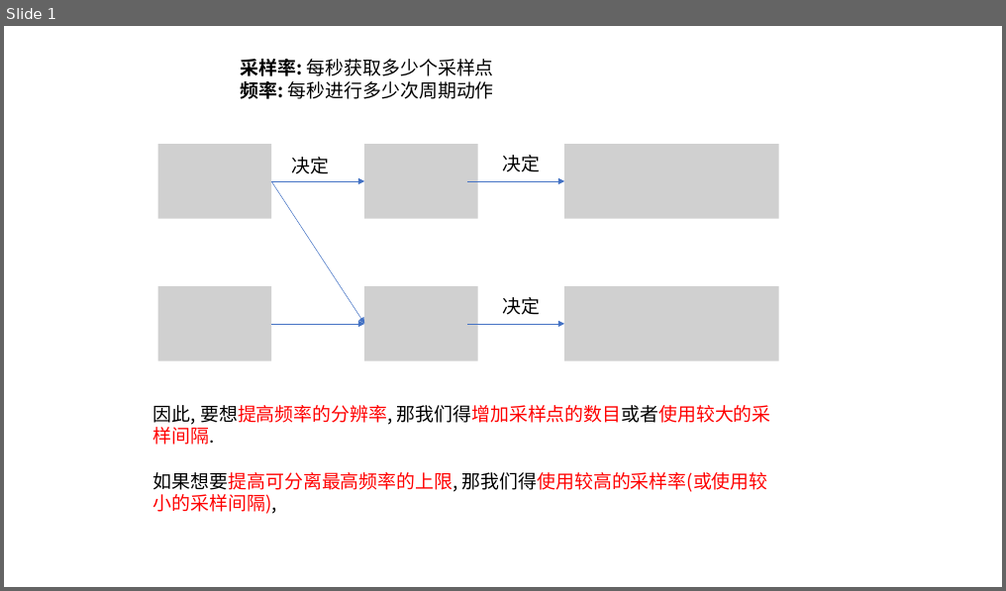
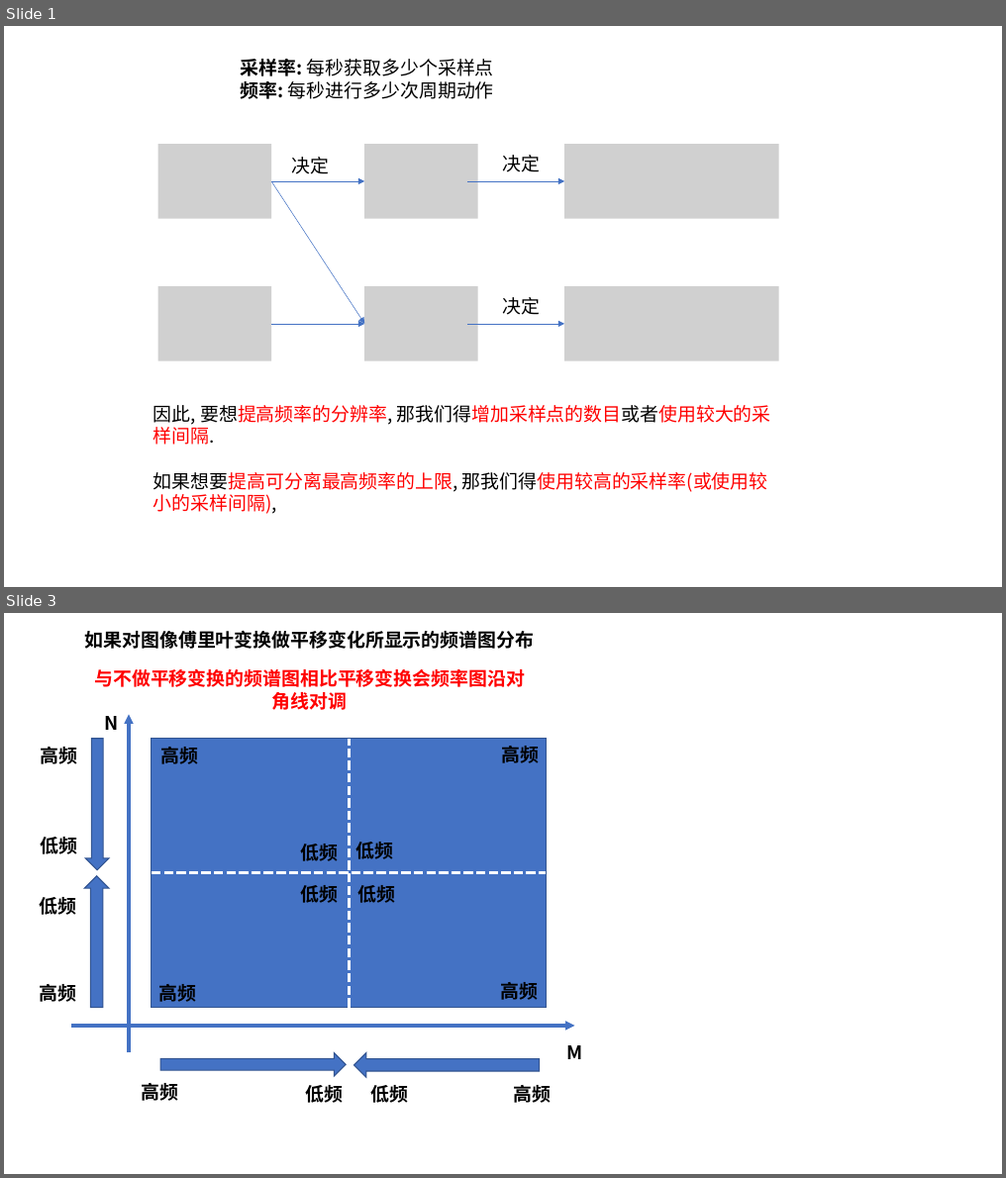
Before and after one commit to wowotou1998/Convex-Optimization-Notes, a slide deck: Fourier transform/采样率,周期,和采样点之间的关系.pptx. Shown one above the other, each under a label of ours: slide 1 before the commit, slides 1 and 3 after it; the slides between them are not shown. The pictures are 1006x591 and 1006x1178 pixels, drawn with LibreOffice and Linux fonts; fonts in the diff are those of the drawing; grey boxes stand for pictures. Boxes give left, top, right and bottom in pixels: in the first picture for what was removed or moved away, otherwise in the second. Text is boxed around its words. In the diff, an @@ line names an element or a change of style, - is before the commit and + after.

```diff
--- a/Fourier transform/采样率,周期,和采样点之间的关系.pptx
+++ b/Fourier transform/采样率,周期,和采样点之间的关系.pptx
@@ slide 3 added at bbox=[4, 613, 1002, 1174], background #FFFFFF @@
@@ text added at bbox=[85, 631, 535, 649], 18 pt, text #000000, bold @@
+如果对图像傅里叶变换做平移变化所显示的频谱图分布
@@ text added at bbox=[94, 669, 525, 710], 18 pt, text #FF0000, bold @@
+与不做平移变换的频谱图相比平移变换会频率图沿对角线对调
@@ text added at bbox=[104, 716, 118, 730], 18 pt, text #000000, bold @@
+N
@@ arrow added from (129, 1054) to (129, 714), #4472C4 3 pt @@
@@ text added at bbox=[40, 744, 77, 768], 18 pt, text #000000, bold @@
+高频
@@ right arrow added at bbox=[86, 739, 109, 870], fill #4472C4, outline #325491 1 pt @@
@@ rectangle added at bbox=[152, 739, 546, 1008], fill #4472C4, outline #325491 1 pt @@
@@ text added at bbox=[160, 747, 198, 764], 18 pt, text #000000, bold @@
+高频
@@ line added from (350, 1008) to (350, 739), #FFFFFF 3 pt dashed @@
@@ text added at bbox=[502, 746, 540, 763], 18 pt, text #000000, bold @@
+高频
@@ text added at bbox=[41, 837, 78, 855], 18 pt, text #000000, bold @@
+低频
@@ text added at bbox=[300, 844, 338, 861], 18 pt, text #000000, bold @@
+低频
@@ text added at bbox=[356, 842, 394, 860], 18 pt, text #000000, bold @@
+低频
@@ left arrow added at bbox=[84, 876, 109, 1008], fill #4472C4, outline #325491 1 pt @@
@@ line added from (152, 872) to (546, 872), #FFFFFF 3 pt dashed @@
@@ text added at bbox=[39, 897, 76, 915], 18 pt, text #000000, bold @@
+低频
@@ text added at bbox=[301, 885, 339, 903], 18 pt, text #000000, bold @@
+低频
@@ text added at bbox=[358, 885, 396, 903], 18 pt, text #000000, bold @@
+低频
@@ text added at bbox=[40, 981, 77, 1006], 18 pt, text #000000, bold @@
+高频
@@ text added at bbox=[158, 984, 196, 1002], 18 pt, text #000000, bold @@
+高频
@@ text added at bbox=[501, 982, 539, 1000], 18 pt, text #000000, bold @@
+高频
@@ arrow added from (71, 1026) to (575, 1026), #4472C4 3 pt @@
@@ right arrow added at bbox=[160, 1054, 346, 1076], fill #4472C4, outline #325491 1 pt @@
@@ left arrow added at bbox=[354, 1054, 540, 1078], fill #4472C4, outline #325491 1 pt @@
@@ text added at bbox=[566, 1046, 582, 1059], 18 pt, text #000000, bold @@
+M
@@ text added at bbox=[142, 1080, 179, 1105], 18 pt, text #000000, bold @@
+高频
@@ text added at bbox=[306, 1085, 344, 1103], 18 pt, text #000000, bold @@
+低频
@@ text added at bbox=[370, 1085, 408, 1103], 18 pt, text #000000, bold @@
+低频
@@ text added at bbox=[514, 1082, 551, 1107], 18 pt, text #000000, bold @@
+高频
```
Also in this commit, not shown: 1 other slide added, 3 other files.
